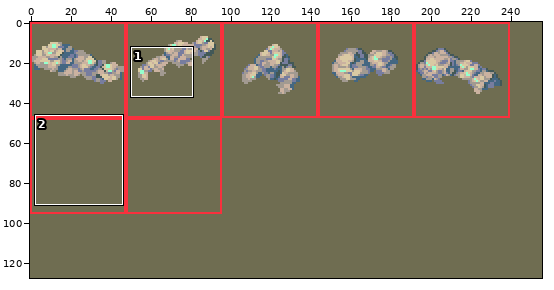
Sprite sheet, stored at images/experimental/rpg/cliffs2.png. Above: a wide view before the commit, with the close-up outlined.
Close-up. Before the commit:
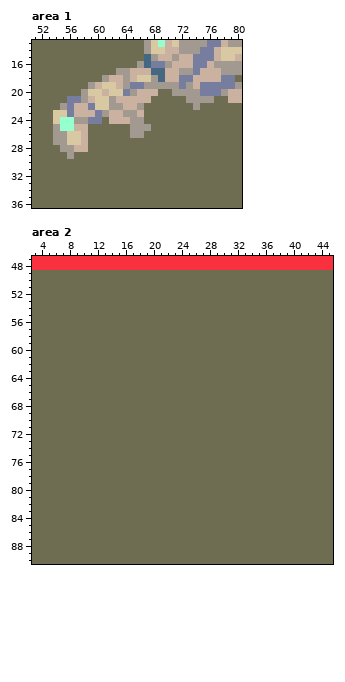
The file is 256x128 pixels. Shown: area 1: x 51..80, y 13..36; area 2: x 3..45, y 47..90.
Once edited:
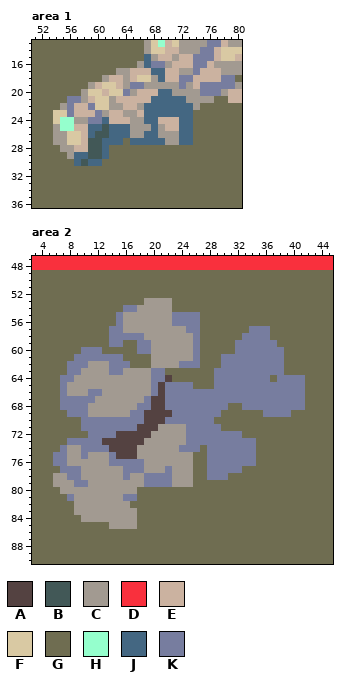
Palette (. is transparent): A #544241  B #425857  C #a29a91  D #f9303d  E #cbb2a0  F #d9c9a3  G #6f6d51  H #95ffcd  J #446782  K #777d9f
The exact change:
Area 1:
Colour B replaces colour G in row 25 at x 61; in row 26 at x 60 to 61; in rows 27 to 29 at x 59 to 60; in row 30 at x 58.
Colour C replaces colour G in row 25 at x 69; in row 26 at x 69 to 71; in row 27 at x 70 to 71.
Colour E replaces colour G in row 24 at x 69 to 71; in row 25 at x 70 to 71.
Colour J replaces colour G in row 20 at x 69 to 70; in row 21 at x 68 to 72; in rows 22 to 23 at x 67 to 73; in row 24 at x 61, 67 to 68 and 72 to 73; in row 25 at x 59 to 60, 62 to 64, 68 and 72 to 73; in row 26 at x 59, 62 to 64, 67 to 68 and 72 to 73.
Colour J replaces colour G in row 27 at x 61 to 63, 65 to 69 and 72 to 73; in row 28 at x 61; in row 29 at x 57 to 58 and 61; in row 30 at x 57 and 59 to 60.
Area 2:
Colour A replaces colour G in row 64 at x 22; in rows 65 to 66 at x 21; in rows 67 to 68 at x 20 to 21; in row 69 at x 19 to 22; in row 70 at x 19 to 21; in row 71 at x 18 to 20.
Colour A replaces colour G in row 72 at x 15 to 19; in row 73 at x 13 to 18; in row 74 at x 14 to 17; in row 75 at x 15 to 17.
Colour C replaces colour G in row 53 at x 19 to 22; in row 54 at x 18 to 22; in rows 55 to 56 at x 16 to 22; in row 57 at x 16 to 24; in row 58 at x 19 to 25; in rows 59 to 61 at x 20 to 25.
Colour C replaces colour G in row 62 at x 11 to 13 and 20 to 23; in row 63 at x 10 to 13 and 16 to 19; in row 64 at x 9 to 19; in row 65 at x 8 to 19; in row 66 at x 8 to 10 and 13 to 19; in row 67 at x 12 to 18.
Colour C replaces colour G in row 68 at x 11 to 17; in row 69 at x 11 to 16; in row 71 at x 21 to 24; in row 72 at x 20 to 24; in row 73 at x 19 to 24; in row 74 at x 8 to 9 and 18 to 23.
Colour C replaces colour G in row 75 at x 8 to 9, 11 to 13 and 18 to 25; in row 76 at x 8 to 13 and 19 to 25; in row 77 at x 10 to 15, 19 to 21 and 23 to 25; in row 78 at x 6 to 7, 10 to 15, 17 to 18 and 23 to 25; in row 79 at x 6 to 8, 11 to 18 and 23 to 25; in row 80 at x 7 to 17.
Colour C replaces colour G in row 81 at x 9 to 15; in row 82 at x 9 to 16; in row 83 at x 9 to 17; in row 84 at x 10 to 17; in row 85 at x 14 to 17.
Colour K replaces colour G in row 54 at x 16 to 17; in rows 55 to 56 at x 15 and 23 to 26; in row 57 at x 14 to 15, 25 to 26 and 34 to 36; in row 58 at x 14 to 18, 26 and 33 to 36; in row 59 at x 14 to 15, 18 to 19, 26 and 32 to 37; in row 60 at x 10 to 12, 18 to 19, 26 and 32 to 38.
Colour K replaces colour G in row 61 at x 9 to 15, 26 and 30 to 38; in row 62 at x 8 to 10, 14 to 16, 24 to 26 and 30 to 38; in row 63 at x 8 to 9, 14 to 15, 20 to 21 and 29 to 38; in row 64 at x 7 to 8, 20 to 21, 29 to 36 and 38 to 41; in row 65 at x 7, 20, 22 to 25 and 29 to 41; in row 66 at x 7, 11 to 12, 20 and 22 to 41.
Colour K replaces colour G in row 67 at x 7 to 11, 19 and 22 to 41; in row 68 at x 7 to 10, 18 to 19, 22 to 30 and 33 to 41; in row 69 at x 8 to 10, 17 to 18, 23 to 29 and 36 to 39; in row 70 at x 10 to 18 and 22 to 28; in row 71 at x 10 to 17 and 25 to 29; in row 72 at x 11 to 14 and 25 to 32.
Colour K replaces colour G in row 73 at x 8 to 12 and 25 to 34; in row 74 at x 7, 10 to 13, 24 to 26 and 28 to 34; in row 75 at x 6 to 7, 10, 14 and 28 to 34; in row 76 at x 6 to 7, 14 to 18 and 28 to 34; in row 77 at x 7 to 9, 16 to 18, 22 and 28 to 32; in row 78 at x 8 to 9, 16, 19 to 22 and 28 to 30.
Colour K replaces colour G in row 79 at x 9 to 10 and 19 to 22; in row 81 at x 8 and 16 to 17.
Changed places in both close-ups, as pixel boxes (x1, y1, x2, y2):
changed: (74, 89, 193, 166)
changed: (53, 298, 305, 529)
